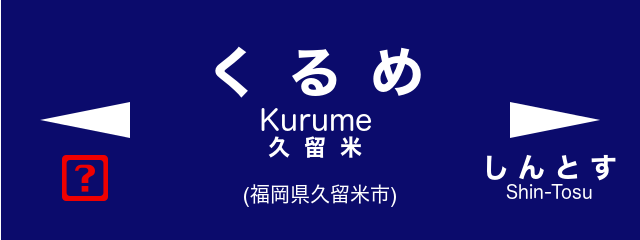
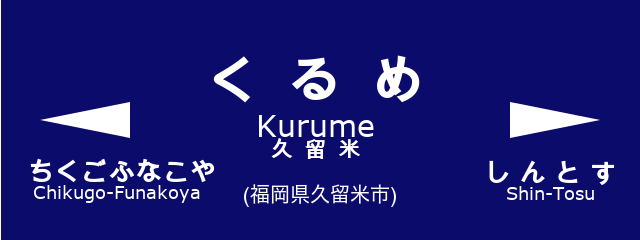
Revision of a layered w=640, h=240 image; what changed, layer by layer:
hid "❓" over <box>62,155,108,201</box>
added layer "ちくごふなこや ..." above "し ん と す ..." over <box>30,158,215,203</box>
painted on "し ん と す ..." over <box>487,154,616,200</box>
painted on "駅名" over <box>213,46,421,159</box>
